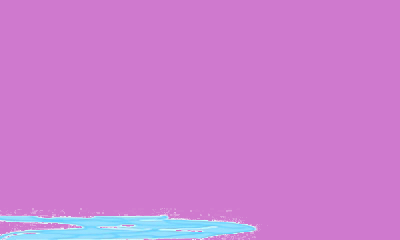
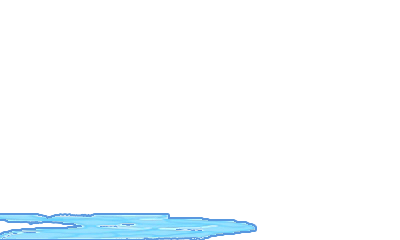
Revision of a layered (400, 240) image; what changed, layer by layer:
added layer "Layer 2" above "Arrière-plan copie" over (0, 214, 255, 239)
hid "Arrière-plan copie" over (0, 208, 268, 240)
hid "Arrière-plan" over (0, 0, 400, 240)
